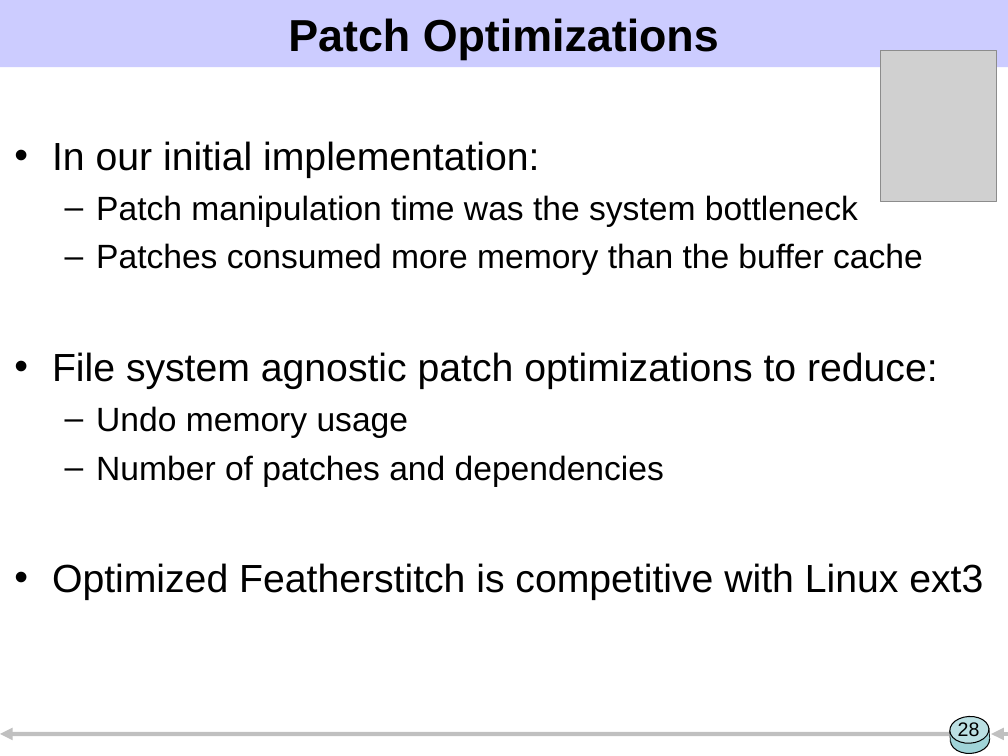
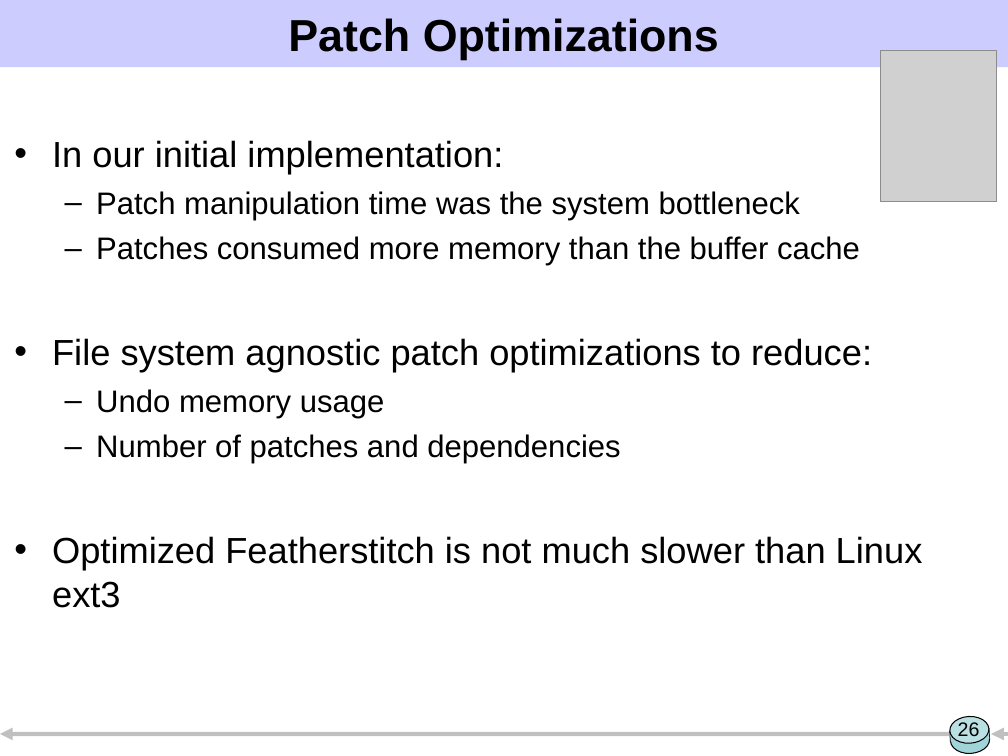
Before and after one commit to ucla-readable/fstitch-doc, a slide deck: slide 26 of sosp/pres.ppt (slide 28 before the commit). Drawn at 1008x756 pixels with LibreOffice and Linux fonts; fonts in the diff are those of the drawing; grey boxes stand for pictures. Boxes give left, top, right and bottom in pixels: in the first picture for what was removed or moved away, otherwise in the second. Text is boxed around its words. In the diff, an @@ line names an element or a change of style, - is before the commit and + after.

```diff
--- a/sosp/pres.ppt
+++ b/sosp/pres.ppt
@@ text at (52,140,872,464): size 28 to 25.9 pt in "In our initial implementation:", "File system agnostic patch optimizations to reduce:"; size 24 to 22.2 pt in "Patch manipulation time was the system bottleneck", "Patches consumed more memory than the buffer ...", "Undo memory usage", "Number of patches and dependencies" @@
@@ text at (52,536,923,608): text changed; size 28 to 25.9 pt @@
-• Optimized Featherstitch is competitive with Linux ext3
+• Optimized Featherstitch is not much slower than Linux ext3
@@ page number at (958,722,980,741): text changed @@
-28
+26
```
Also in this commit, not shown: 13 other slides changed, 2 slides added, 5 slides removed, 1 other file.
